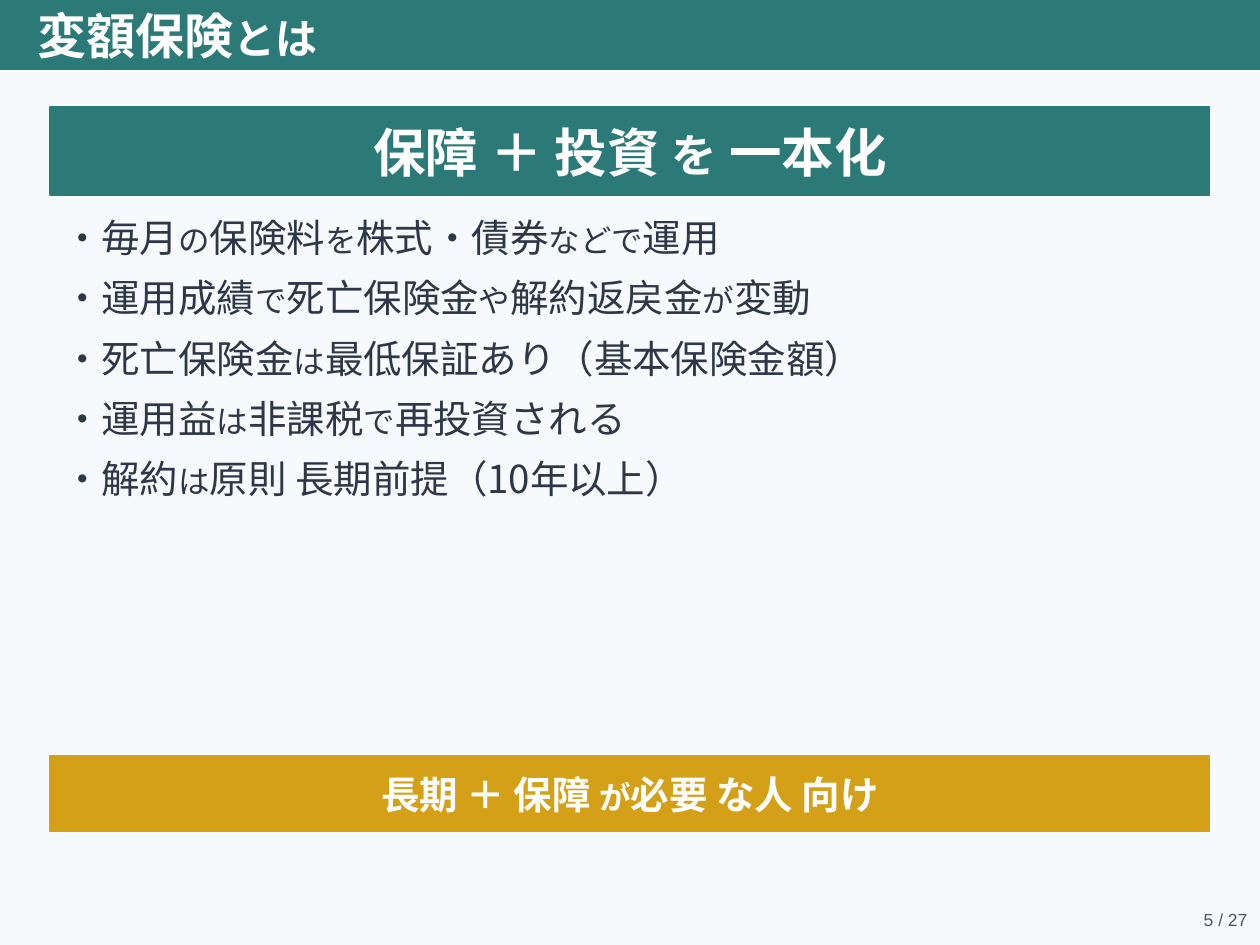
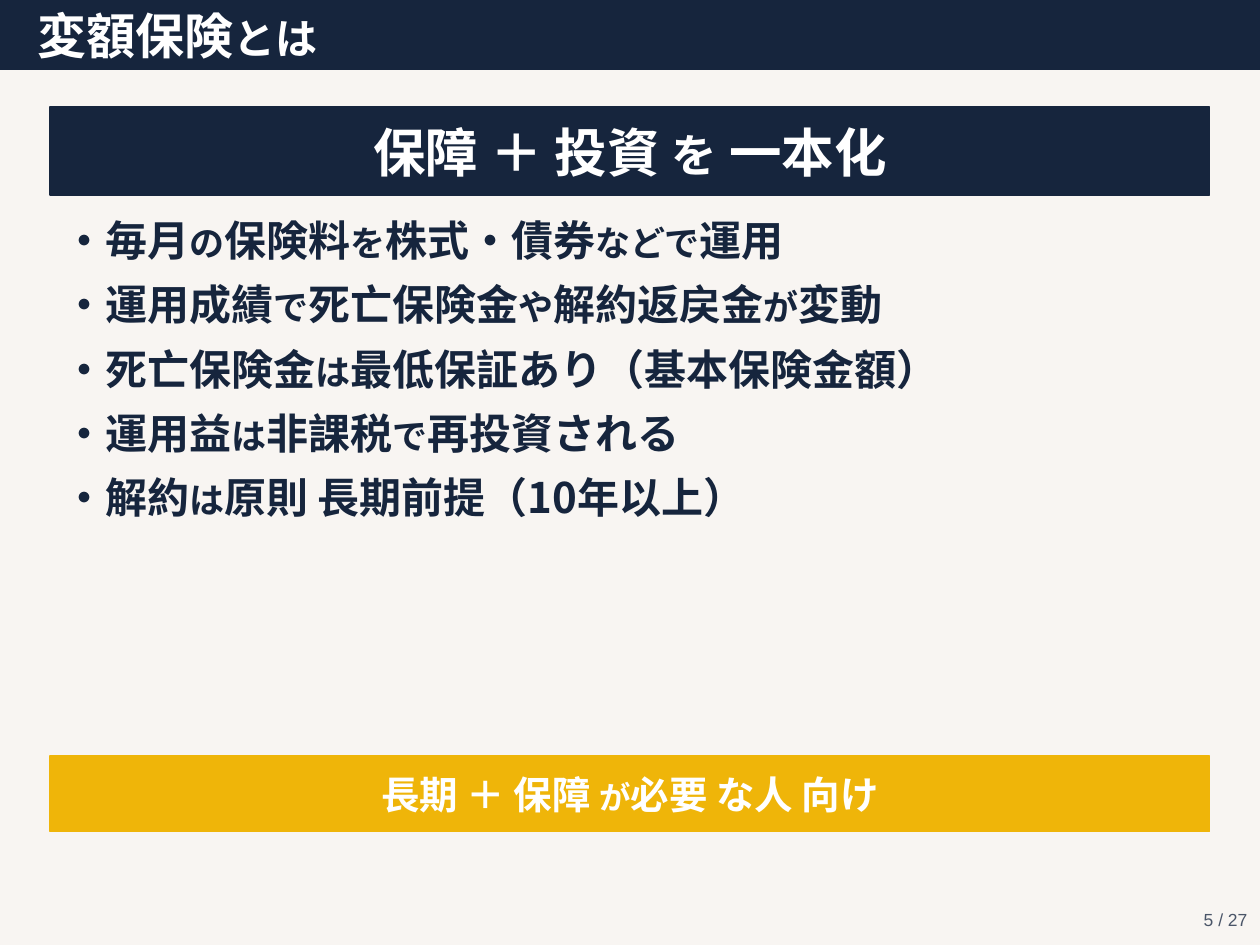
Before and after one commit to love2u2aya/seminar-hoken-vs-nisa, a slide deck: slide 5 of seminar_slides.pptx. Drawn at 1260x945 pixels with LibreOffice and Linux fonts; fonts in the diff are those of the drawing. Boxes give left, top, right and bottom in pixels: in the first picture for what was removed or moved away, otherwise in the second. Text is boxed around its words. In the diff, an @@ line names an element or a change of style, - is before the commit and + after.

Commit message:
デザイン全面リニューアル：Midnight Goldパレット＋2軸マトリクス配色
- カラー：Midnight Goldパレット採用（紺×金基調、シンプル化）
- 商品色：色相=目的（保障=青/貯蓄=黄）×明度=支払方法（一括=濃/毎月=薄）
  - 変額：薄い青 / 保障：濃い青 / NISA：薄い黄 / 貯蓄：濃い黄
- フォント：基本ボールド化＋最低24ptに引き上げ
- タイトルバー・強調ボックスを navy / gold に統一（色数を削減）
- 台本：スライド11.6追加（オルカン直近5年は異常値・モンテカルロで本来のブレを示す）

```diff
--- a/seminar_slides.pptx
+++ b/seminar_slides.pptx
@@ background #F7FAFC to #F8F5F2 @@
@@ rectangle at (0,0,1260,69): fill #2B7A78 to #16253D; outline #2B7A78 1 pt to #16253D 1 pt @@
@@ rectangle at (50,107,1210,195): fill #2B7A78 to #16253D; outline #2B7A78 1 pt to #16253D 1 pt @@
@@ text "・毎月の保険料を株式・債券などで運用" at (63,220,938,517): size 22 to 24 pt, size 18 to 20 pt in "・毎月の保険料を株式・債券などで運用", "・運用成績で死亡保険金や解約返戻金が変動", "・死亡保険金は最低保証あり（基本保険金額）", "・運用益は非課税で再投資される" and 1 more places; text colour #2D3748 to #16253D, bold on @@
@@ rectangle at (50,756,1210,832): fill #D4A017 to #EFB509; outline #D4A017 1 pt to #EFB509 1 pt @@
```
Also in this commit, not shown: 26 other slides changed, 2 other files.
